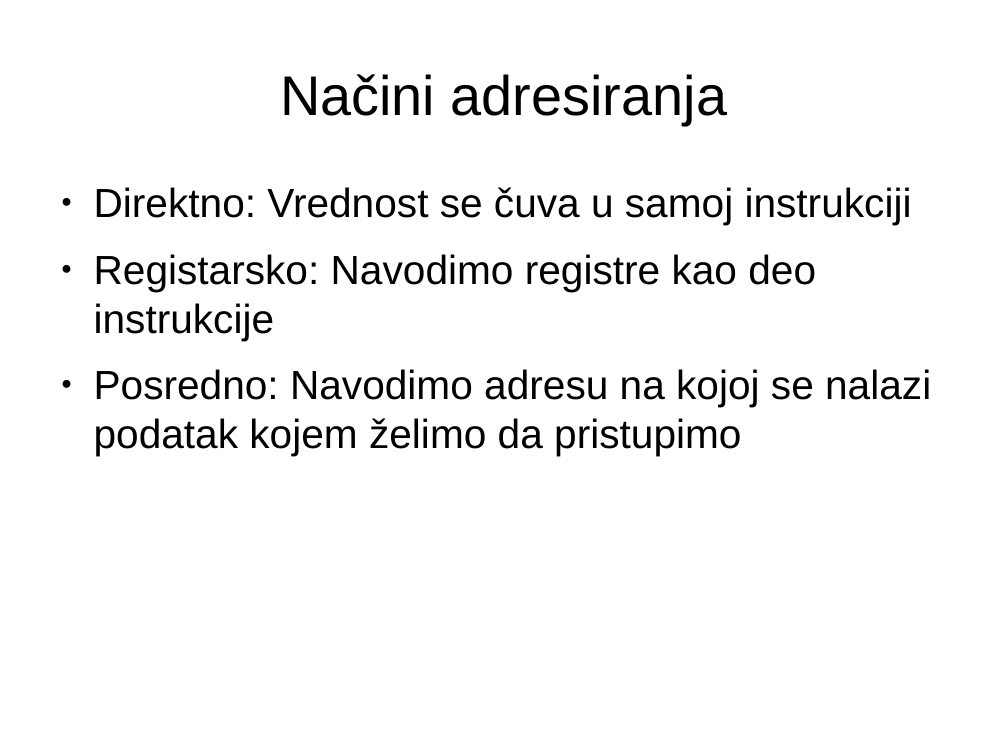
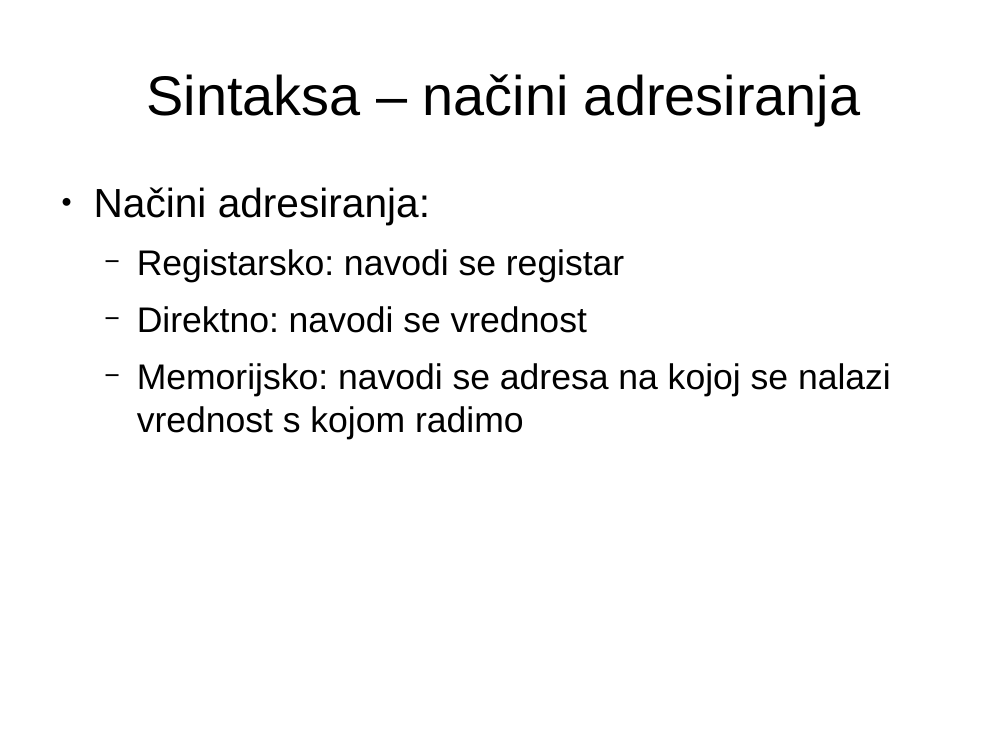
Before and after one commit to NikolaMilev/assembler-prezentacije, a slide deck: slide 9 of cas01/prez.odp. Drawn at 1008x756 pixels with LibreOffice and Linux fonts; fonts in the diff are those of the drawing. Boxes give left, top, right and bottom in pixels: in the first picture for what was removed or moved away, otherwise in the second. Text is boxed around its words. In the diff, an @@ line names an element or a change of style, - is before the commit and + after.

```diff
--- a/cas01/prez.odp
+++ b/cas01/prez.odp
@@ title at bbox=[146, 74, 860, 125]: text changed @@
-Načini adresiranja
+Sintaksa – načini adresiranja
@@ text at bbox=[94, 187, 891, 439]: text changed; size 32 to 28 pt @@
-● Direktno: Vrednost se čuva u samoj instrukciji
-● Registarsko: Navodimo registre kao deo instrukcije
-● Posredno: Navodimo adresu na kojoj se nalazi podatak kojem želimo da pristupimo
+● Načini adresiranja:
+  − Registarsko: navodi se registar
+  − Direktno: navodi se vrednost
+  − Memorijsko: navodi se adresa na kojoj se nalazi vrednost s kojom radimo
```
Also in this commit, not shown: 3 other slides changed, 11 slides added, 1 slide removed, 1 other file.
